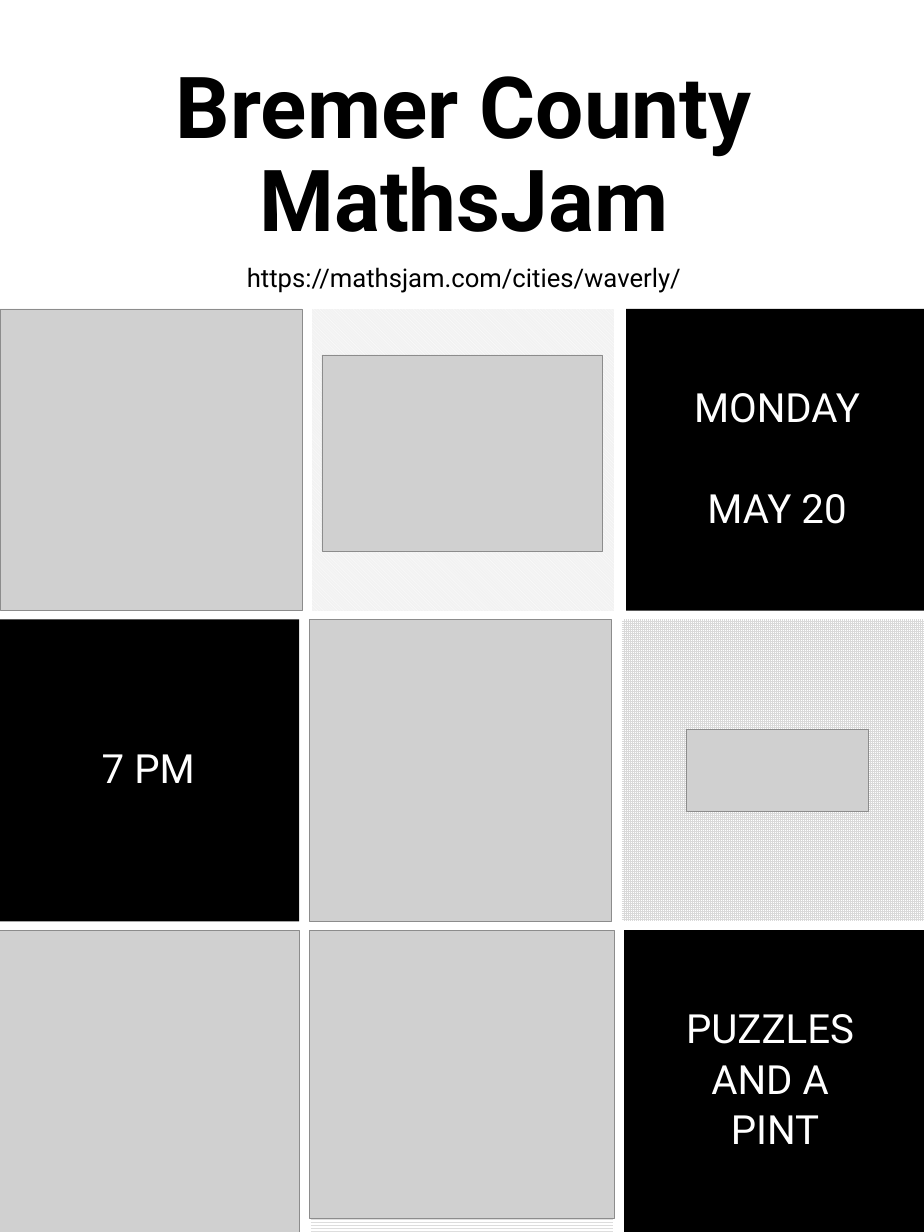
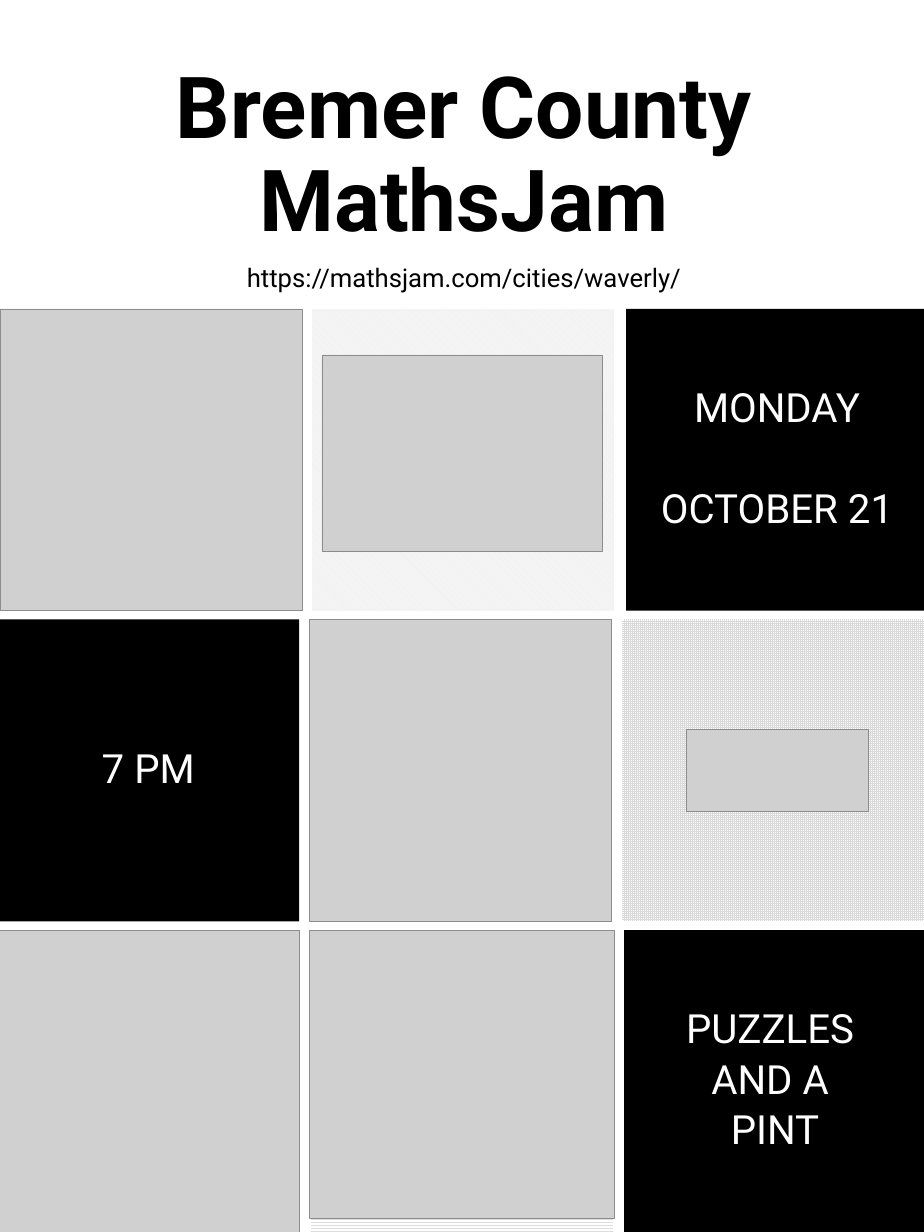
Before and after one commit to mbirgen/Waverly-MathsJams, a slide deck: slide 1 of MathsJam.pptx. Drawn at 924x1232 pixels with LibreOffice and Linux fonts; fonts in the diff are those of the drawing; grey boxes stand for pictures. Boxes give left, top, right and bottom in pixels: in the first picture for what was removed or moved away, otherwise in the second. Text is boxed around its words. In the diff, an @@ line names an element or a change of style, - is before the commit and + after.

Commit message:
October 2024 Update

```diff
--- a/MathsJam.pptx
+++ b/MathsJam.pptx
@@ text at (661,494,893,524): text changed @@
-MAY 20
+OCTOBER 21
```
Also in this commit, not shown: 13 other files.
